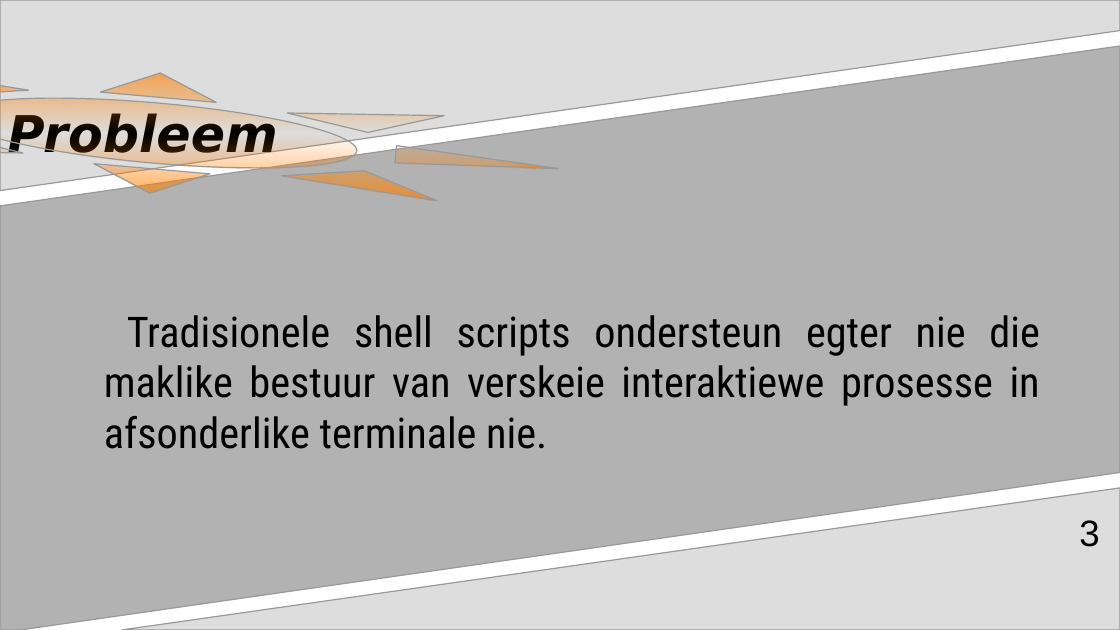
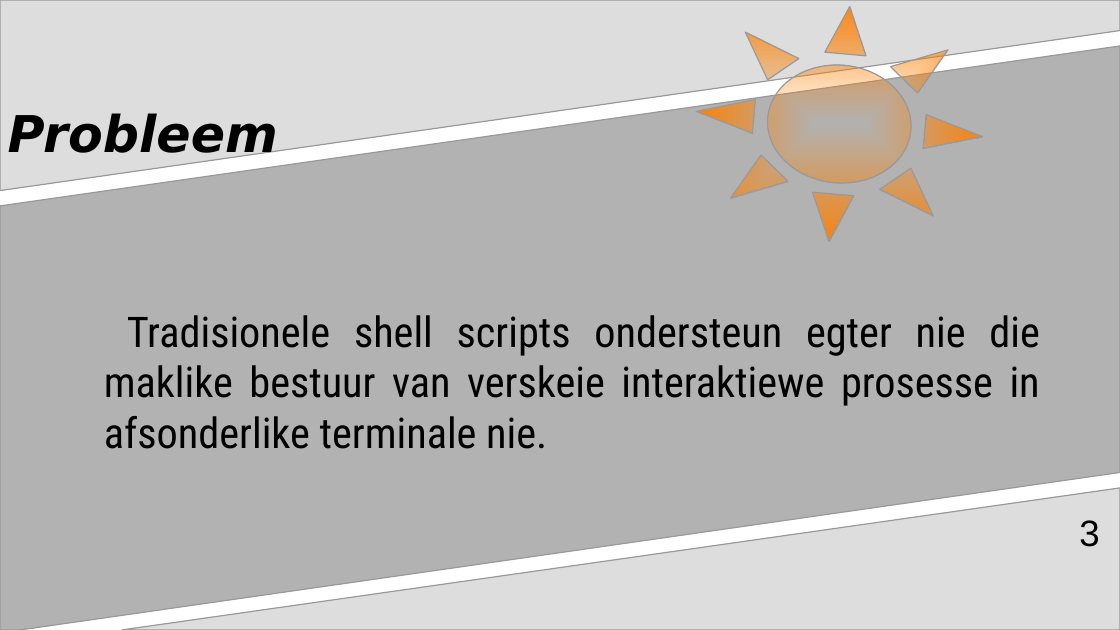
Before and after one commit to BroerSakki/Orcstrate, a slide deck: slide 3 of docs/planning/Orcstrate_Powerpoint.odp. Drawn at 1120x630 pixels with LibreOffice and Linux fonts; fonts in the diff are those of the drawing. Boxes give left, top, right and bottom in pixels: in the first picture for what was removed or moved away, otherwise in the second. Text is boxed around its words. In the diff, an @@ line names an element or a change of style, - is before the commit and + after.

```diff
--- a/docs/planning/Orcstrate_Powerpoint.odp
+++ b/docs/planning/Orcstrate_Powerpoint.odp
@@ sun resized from (x1=0, y1=38, x2=565, y2=229) to (x1=686, y1=0, x2=994, y2=254) @@
```
Also in this commit, not shown: 4 slides added, 1 other file.
